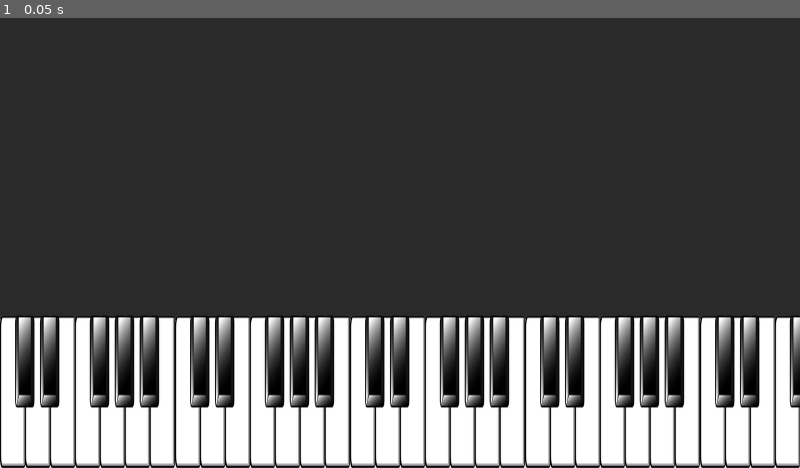
Above: before the commit, frame 1.
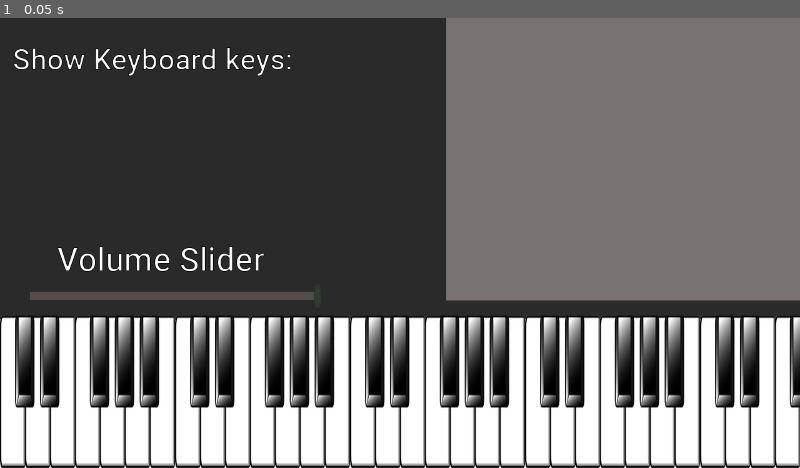
Above: after the commit, the same moment.

Repository: 3xRbL/PianoKeyboard
Game: Godot game, scene res://Scenes/MainScene.tscn
The game is run twice, just before and just after one commit, with the same random seed, the same clock (stepped at 60 frames per second) and the same inputs.
Inputs:
- Up to frame 1 (0.05 s): no input

The runs differ from the first frame. In frame 1, 29% of the frame differs, in the area x 1-100%, y 0-63%.

Commit message:
Started adding basic source code

Diff:
--- a/Scenes/MainScene.tscn
+++ b/Scenes/MainScene.tscn
@@ -1,12 +1,35 @@
-[gd_scene load_steps=2 format=2]
+[gd_scene load_steps=5 format=2]
 
-[ext_resource path="res://Textures/base_keyboard.png" type="Texture" id=1]
+[ext_resource path="res://src/MainScene.gd" type="Script" id=1]
+[ext_resource path="res://Textures/base_keyboard.png" type="Texture" id=2]
+[ext_resource path="res://Textures/base_ui.png" type="Texture" id=3]
+[ext_resource path="res://Textures/ui_slider.png" type="Texture" id=4]
 
-[node name="Node2D" type="Node2D"]
+[node name="Piano" type="Node2D"]
+script = ExtResource( 1 )
 
 [node name="Camera2D" type="Camera2D" parent="."]
 anchor_mode = 0
 
 [node name="base_keyboard" type="Sprite" parent="."]
-texture = ExtResource( 1 )
+texture = ExtResource( 2 )
 centered = false
+
+[node name="base_ui" type="Sprite" parent="."]
+texture = ExtResource( 3 )
+centered = false
+
+[node name="ui_slider" type="Sprite" parent="."]
+position = Vector2( 508, 445 )
+scale = Vector2( 0.0827409, 0.303784 )
+texture = ExtResource( 4 )
+__meta__ = {
+"_edit_group_": true
+}
+
+[node name="button_slider" type="Button" parent="ui_slider"]
+modulate = Color( 1, 1, 1, 0 )
+margin_left = -67.0
+margin_top = -65.0
+margin_right = 56.0
+margin_bottom = 67.0
--- /dev/null
+++ b/src/MainScene.gd
@@ -0,0 +1,15 @@
+extends Node2D
+
+#Volume Slider
+#Max X = 508
+#Min X = 50
+var move_slider = false
+
+func _ready():
+	pass # Replace with function body.
+
+#func _process(delta):
+#	pass
+
+func _input(event):
+	pass
Binary file added: Textures/base_ui.png
Not shown, added: Textures/base_ui.png.import
Binary file added: Textures/ui_slider.png
Not shown, added: Textures/ui_slider.png.import
